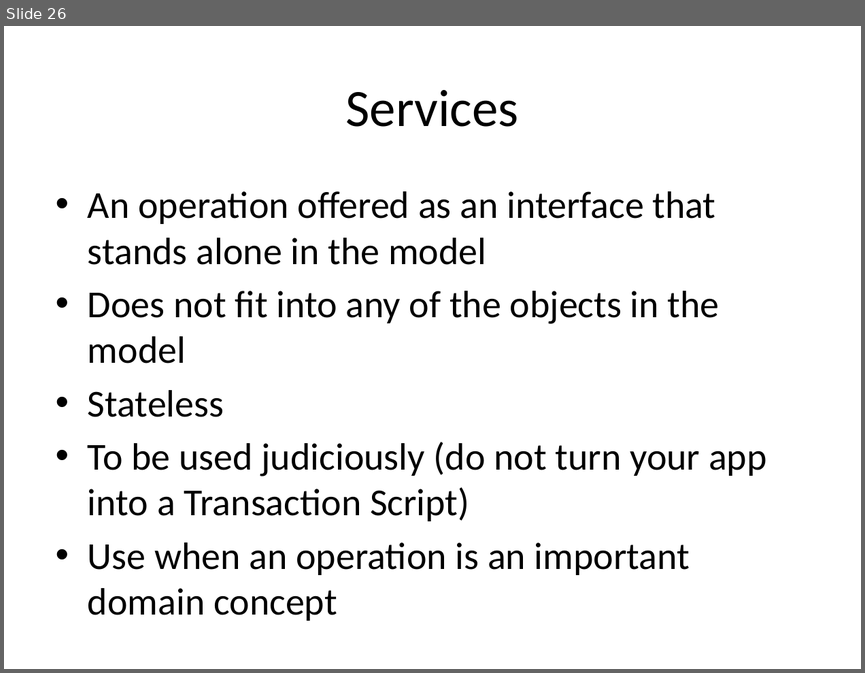
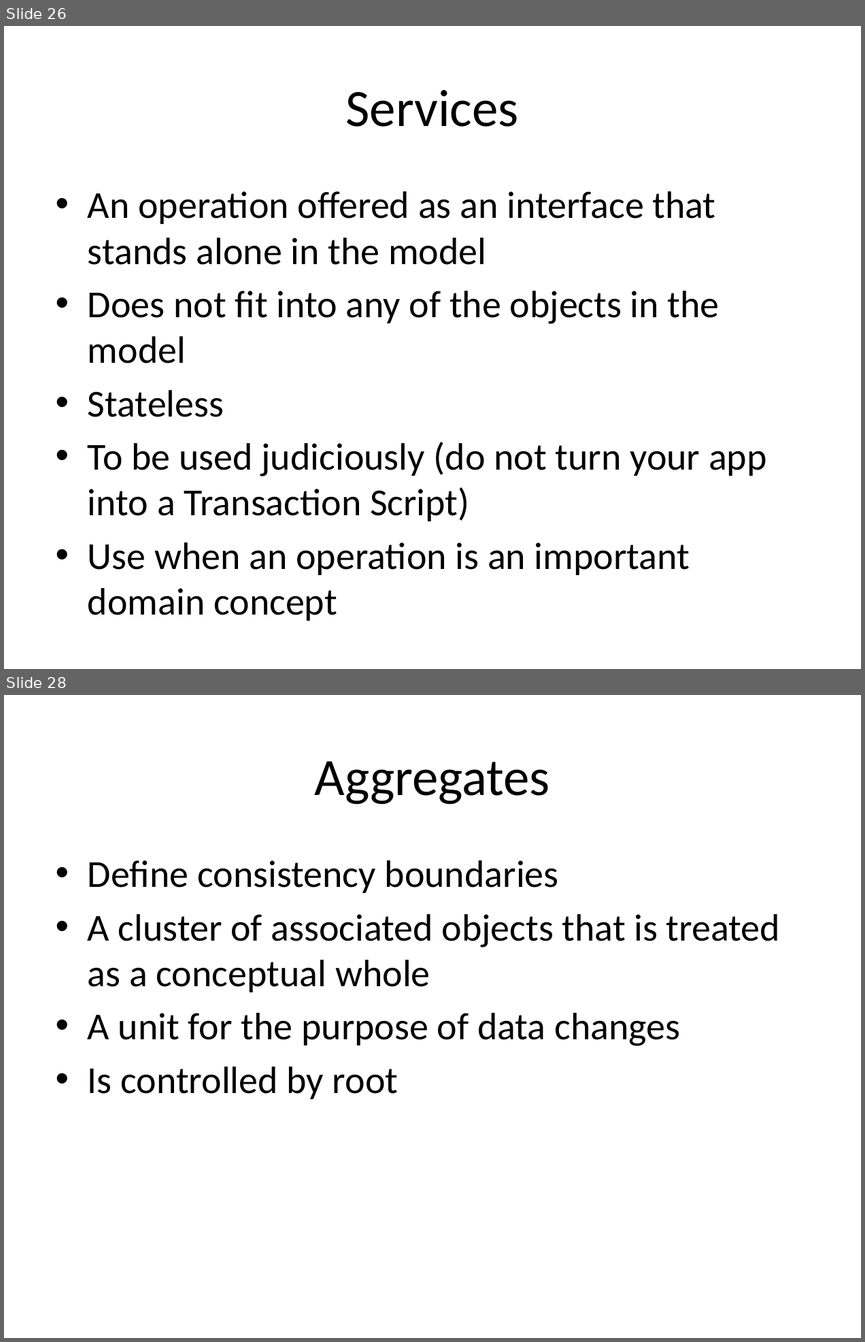
Before and after one commit to arturtv/dddpresentation, a slide deck: Domain-DrivenDesign.A.Trosin.pptx. Shown one above the other, each under a label of ours: slide 26 before the commit, slides 26 and 28 after it; the slides between them are not shown. The pictures are 865x673 and 865x1342 pixels, drawn with LibreOffice and Linux fonts; fonts in the diff are those of the drawing. Boxes give left, top, right and bottom in pixels: in the first picture for what was removed or moved away, otherwise in the second. Text is boxed around its words. In the diff, an @@ line names an element or a change of style, - is before the commit and + after.

```diff
--- a/Domain-DrivenDesign.A.Trosin.pptx
+++ b/Domain-DrivenDesign.A.Trosin.pptx
@@ slide 28 added at [4, 695, 861, 1338], background #FFFFFF @@
@@ title added at [315, 761, 550, 804], 44 pt, text #000000 @@
+Aggregates
@@ text added at [88, 860, 780, 1099], 32 pt, text #000000 @@
+• Define consistency boundaries
+• A cluster of associated objects that is treated as a conceptual whole
+• A unit for the purpose of data changes
+• Is controlled by root
```
Also in this commit, not shown: 1 slide changed, 2 other slides added.
